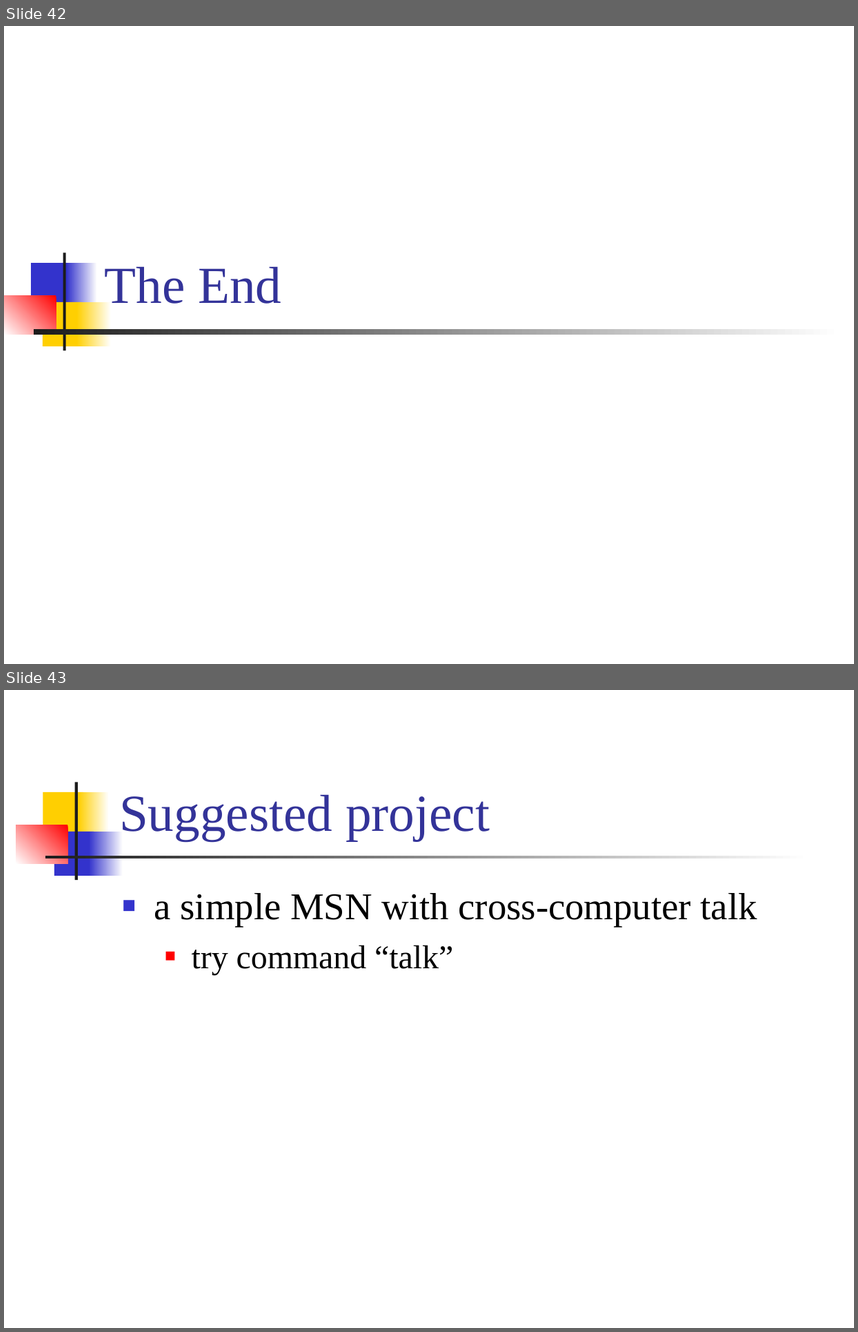
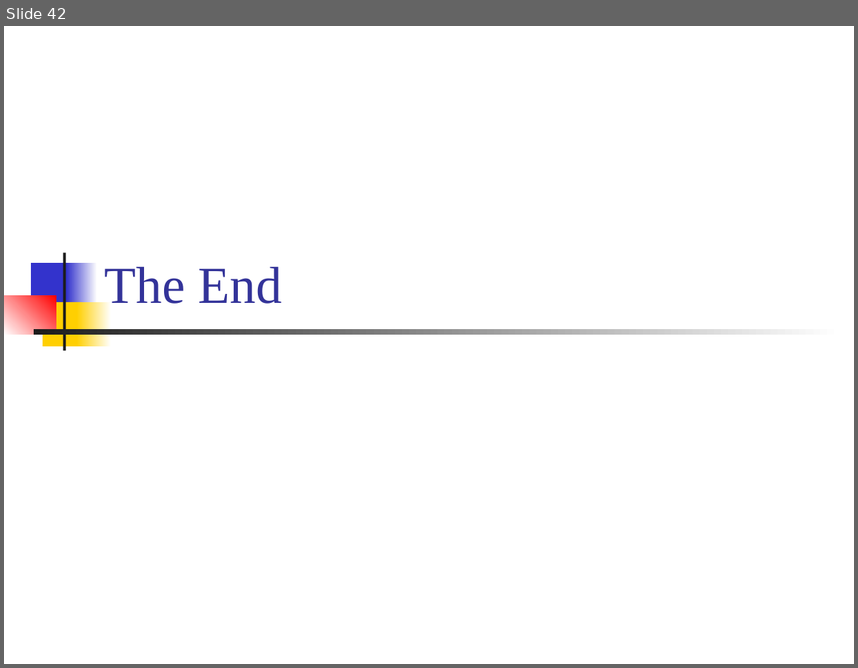
Before and after one commit to CGUSystemCourses/Unix-2015, a slide deck: Lectures/lec11-net_prog/lec11-net_prog.ppt. Shown one above the other, each under a label of ours: slides 42 and 43 before the commit, slide 42 after it. The pictures are 858x1332 and 858x668 pixels, drawn with LibreOffice and Linux fonts; fonts in the diff are those of the drawing. Boxes give left, top, right and bottom in pixels: in the first picture for what was removed or moved away, otherwise in the second. Text is boxed around its words. In the diff, an @@ line names an element or a change of style, - is before the commit and + after.

Commit message:
update the term project

```diff
--- a/Lectures/lec11-net_prog/lec11-net_prog.ppt
+++ b/Lectures/lec11-net_prog/lec11-net_prog.ppt
@@ slide 43 removed at <box>4,690,854,1328</box>, background #FFFFFF @@
@@ rectangle removed at <box>43,792,84,836</box> @@
@@ rectangle removed at <box>74,782,77,880</box> @@
@@ rectangle removed at <box>79,792,110,836</box> @@
@@ title removed at <box>119,794,490,840</box> @@
-Suggested project
@@ rectangle removed at <box>16,825,67,863</box> @@
@@ rectangle removed at <box>54,831,93,876</box> @@
@@ rectangle removed at <box>89,831,123,876</box> @@
@@ rectangle removed at <box>45,856,810,858</box> @@
@@ text removed at <box>154,893,757,975</box> @@
-■ a simple MSN with cross-computer talk
-  ■ try command “talk”
```
Also in this commit, not shown: 41 other slides changed, 1 other file.
